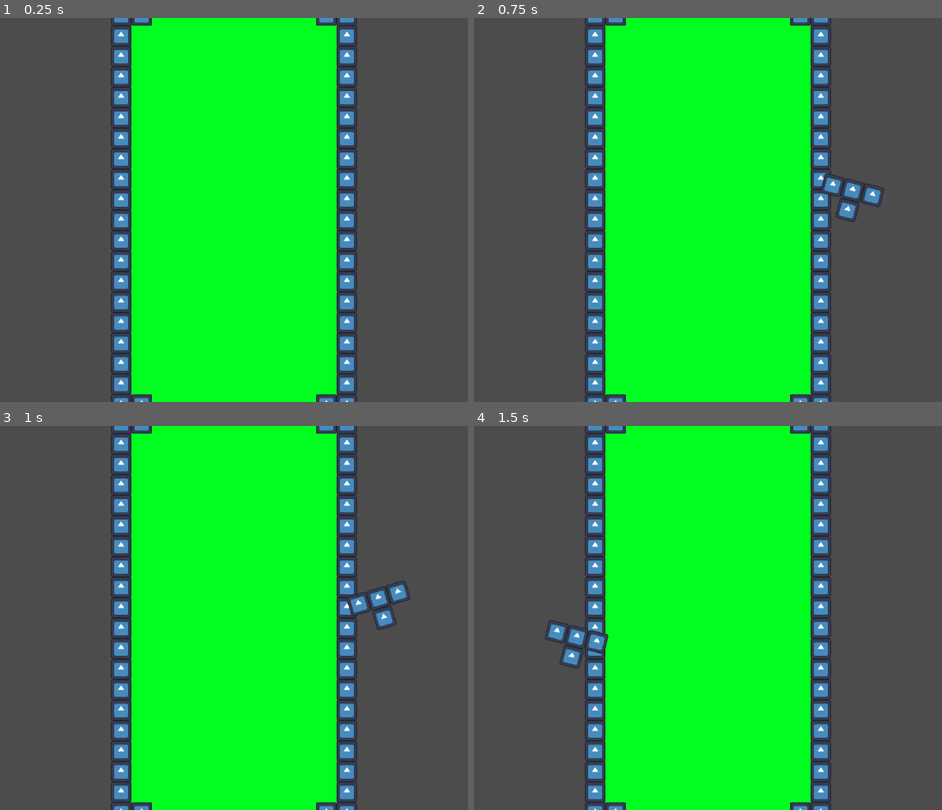
Above: before the commit, frames 1-4 (two rows, left to right).
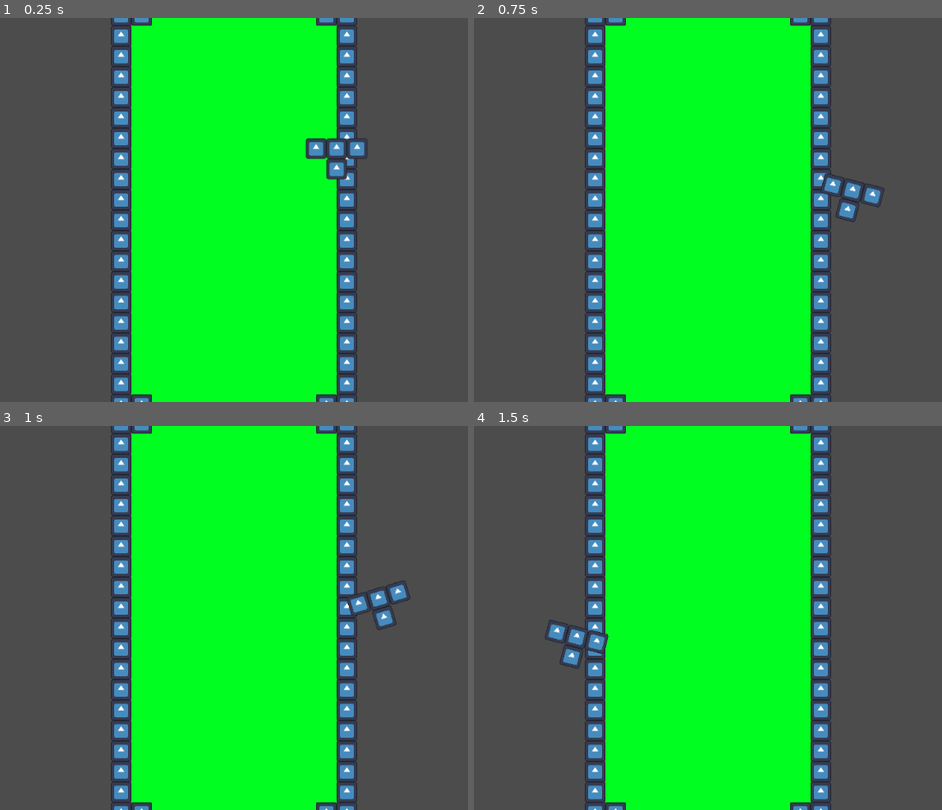
Above: after the commit, the same moments.

Repository: kennethbchen/Polyomino-Tower-Defense
Game: Godot game, scene res://Game.tscn
The game is run twice, just before and just after one commit, with the same random seed, the same clock (stepped at 60 frames per second) and the same inputs. The engine's default icon, where the game draws it, is replaced by a stand-in: a white triangle on a blue panel in a dark square.
Inputs (mouse positions are in pixels of both pictures, inside the frame that each line leads up to):
- Up to frame 1 (0.25 s): no input
- Up to frame 2 (0.75 s): tap Enter at 0.5 s; move the mouse to (853, 190) at 0.52 s; click (853, 190) at 0.67 s
- Up to frame 3 (1 s): tap Space at 0.77 s
- Up to frame 4 (1.5 s): move the mouse to (576, 637) at 1.27 s; click (576, 637) at 1.42 s

The runs differ from the first frame. In frame 1, 0.8% of the frame differs, in the area x 65-79%, y 31-43%; in frame 2, nothing differs; in frame 3, nothing differs; in frame 4, nothing differs.

Commit message:
Implemented not allowing blocks to be placed that would cut off a path

Diff:
--- a/Game.tscn
+++ b/Game.tscn
@@ -10,6 +10,7 @@
 
 [node name="Board" type="TileMap" parent="."]
 position = Vector2( -160, -256 )
+z_index = -2
 tile_set = ExtResource( 1 )
 cell_size = Vector2( 32, 32 )
 bake_navigation = true
@@ -21,7 +22,7 @@
 current = true
 
 [node name="Cursor" type="Node2D" parent="."]
-position = Vector2( 0, -352 )
+position = Vector2( 160, -96 )
 z_index = 1
 script = ExtResource( 4 )
 
--- a/Scripts/Board.gd
+++ b/Scripts/Board.gd
@@ -22,6 +22,7 @@
 	else:
 		return false
 
+
 func is_free_space(tilemap_coord: Vector2):
 	if is_in_board(tilemap_coord) and get_cellv(tilemap_coord) == Util.NAV_ALLOWED_TILE:
 		return true
--- a/Scripts/Game.gd
+++ b/Scripts/Game.gd
@@ -30,6 +30,8 @@
 	temp_enemy = load("res://Scenes/Enemy.tscn")
 
 	cursor.add_child(current_block)
+
+	print(board.map_to_world(Vector2(0,0)) - board.position)
 
 
 
@@ -69,11 +71,21 @@
 
 			# TODO, There's a bug where you can bypass checks if you go fast
 			# Verify that individual block squares are valid
+
+
 			for pos in current_block.get_children_global_pos():
-				if !board.is_in_board(board.global_to_tile(pos)) or !board.is_free_space(board.world_to_map(board.to_local(pos))):
+				if !board.is_in_board(board.global_to_tile(pos)) or !board.is_free_space(board.global_to_tile(pos)):
 					cursor.shake_effect()
 					return
 
+			# Verify that placing this block does not cut off the path from start to finish
+			var proposed_block_positions = []
+			for pos in current_block.get_children_global_pos():
+				proposed_block_positions.append(board.global_to_tile(pos))
+
+			if !is_traversable(board.global_to_tile(enemy_start), board.global_to_tile(enemy_end), proposed_block_positions):
+				cursor.shake_effect()
+				return
 
 
 			# Animation Cancelling:
@@ -116,3 +128,45 @@
 # Returns tilemap coordinates
 func get_selected_tile():
 	return board.global_to_tile(get_mouse_pos())
+
+func is_walkable_tile(tilemap_coordinate: Vector2):
+	return board.get_cellv(tilemap_coordinate) == Util.NAV_ALLOWED_TILE
+
+
+
+var relative_neighbors = [Vector2(0, -1), Vector2(-1, 0), Vector2(1, 0), Vector2(0, 1)] # Down, left, right, up
+
+# Uses Depth First Search to determine if there is a valid path between start and end tilemap coordinates
+# on the board considering the list of additional proposed_blocks
+
+# Navigation2DServer is not used because it seems difficult to test for traversable paths while
+# agents are also using it
+
+# Built-in Astar is not used because the edges between nodes (tiles) is already naturally
+# encoded and maintained by the board's tile data and would have to be re-computed/maintained for the Astar graph
+func is_traversable(tilemap_start: Vector2, tilemap_end: Vector2, proposed_blocks: Array):
+
+	var to_visit = [] # Array of tilemap positions (V2s)
+	var visited = {} # Dictionary of tilemap postitions (V2s)
+
+	to_visit.push_front(tilemap_start)
+
+	while !to_visit.empty():
+		var node = to_visit.pop_front()
+
+		if visited.has(node):
+			continue # Ignore already visited nodes
+
+		visited[node] = true # Mark this node as visited
+
+
+		if node == tilemap_end: return true # Path exists
+		else:
+			# Add valid neighbors. Proposted block positions are ignored
+			for rel_pos in relative_neighbors:
+				var pos = node + rel_pos
+
+				if is_walkable_tile(pos) and proposed_blocks.find(pos) == -1:
+					to_visit.push_front(pos)
+
+	return false
